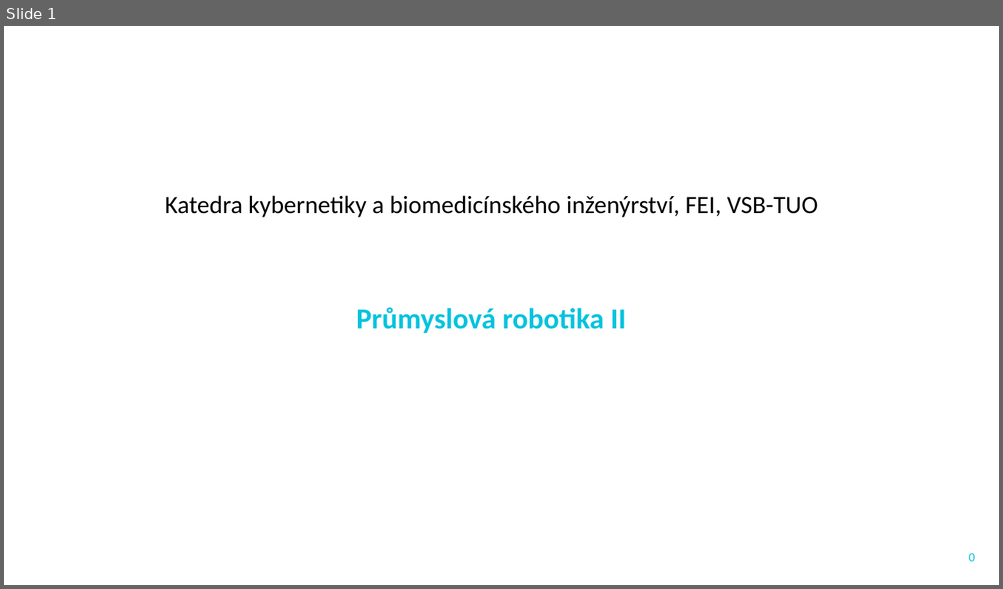
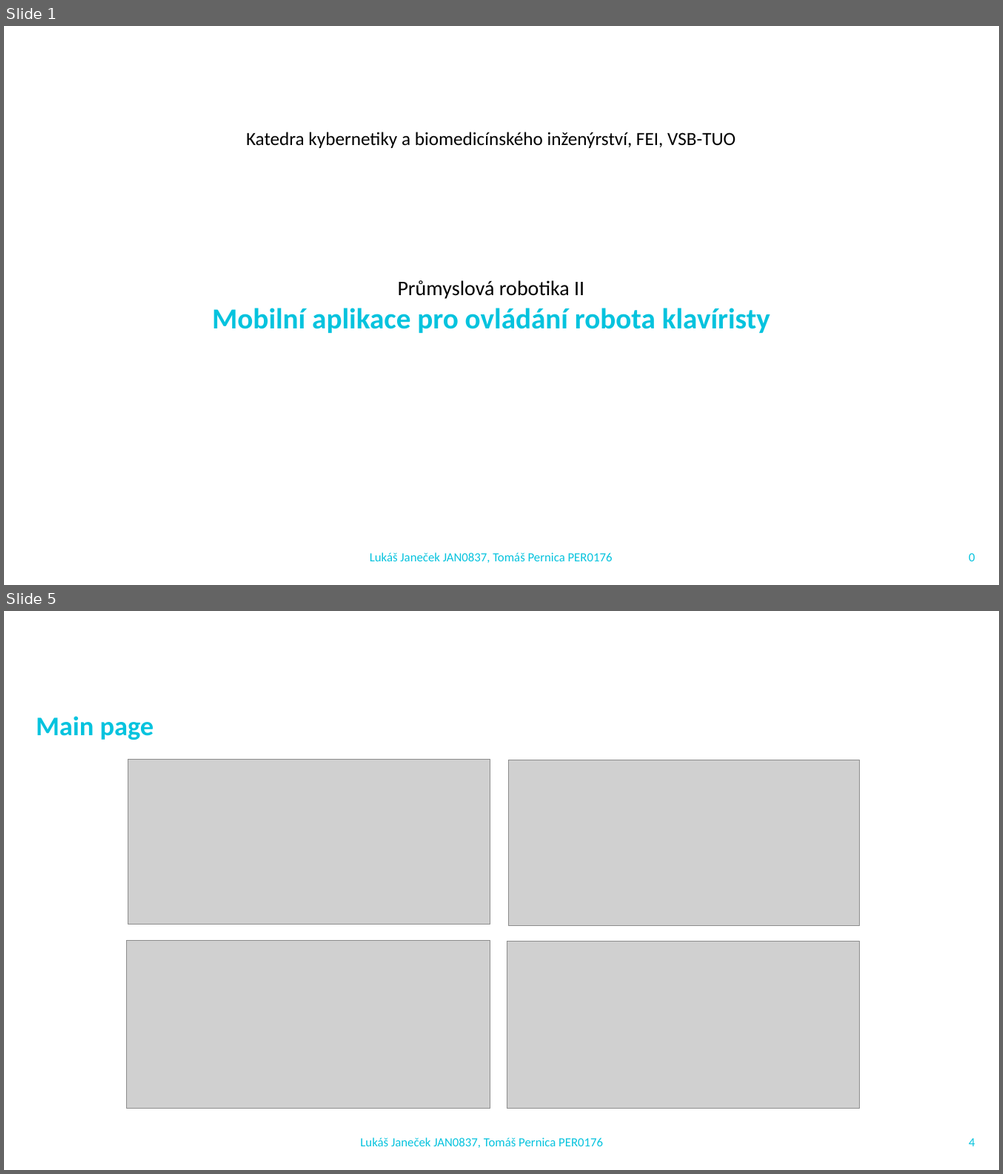
Before and after one commit to LukiJanecek/AdvancedPianistRobot, a slide deck: Dokumentace/JAN0837_PER0176_PRII.pptx. Shown one above the other, each under a label of ours: slide 1 before the commit, slides 1 and 5 after it; the slides between them are not shown. The pictures are 1003x589 and 1003x1174 pixels, drawn with LibreOffice and Linux fonts; fonts in the diff are those of the drawing; grey boxes stand for pictures; background and template pictures are left out. Boxes give left, top, right and bottom in pixels: in the first picture for what was removed or moved away, otherwise in the second. Text is boxed around its words. In the diff, an @@ line names an element or a change of style, - is before the commit and + after.

```diff
--- a/Dokumentace/JAN0837_PER0176_PRII.pptx
+++ b/Dokumentace/JAN0837_PER0176_PRII.pptx
@@ slide 5 added at <box>4,611,999,1170</box>, background #FFFFFF @@
@@ text added at <box>36,716,154,740</box>, 26 pt, text #05C3DE, bold @@
+Main page
@@ picture added at <box>128,760,489,925</box> @@
@@ picture added at <box>509,760,859,925</box> @@
@@ picture added at <box>126,941,489,1108</box> @@
@@ picture added at <box>507,942,859,1110</box> @@
@@ text added at <box>360,1138,603,1148</box>, 12 pt, text #05C3DE @@
+Lukáš Janeček JAN0837, Tomáš Pernica PER0176
@@ page number added at <box>968,1139,974,1147</box>, 12 pt, text #05C3DE @@
+4
@@ slide 1 changed as well @@
@@ text "Katedra kybernetiky a biomedicínského inženýrství, ...": place and size @@
-text "Katedra kybernetiky a biomedicínského inženýrství, ..." at <box>165,195,818,218</box>
+text "Katedra kybernetiky a biomedicínského inženýrství, ..." at <box>246,132,735,148</box>
@@ text "Katedra kybernetiky a biomedicínského inženýrství, ..." at <box>246,132,735,148</box>: size 24 to 18 pt @@
@@ text "Průmyslová robotika II": place and size @@
-text "Průmyslová robotika II" at <box>356,307,626,333</box>
+text "Průmyslová robotika II" at <box>212,281,770,333</box>
@@ text at <box>398,281,584,299</box>: size 28 to 20 pt, text colour #05C3DE to #000000, bold off in "Průmyslová robotika II" @@
@@ text at <box>212,308,770,333</box>: paragraph added @@
+Mobilní aplikace pro ovládání robota klavíristy
@@ text added at <box>370,553,612,563</box>, 12 pt, text #05C3DE @@
+Lukáš Janeček JAN0837, Tomáš Pernica PER0176
```
Also in this commit, not shown: 7 other slides added, 2 slides removed, 7 other files.
